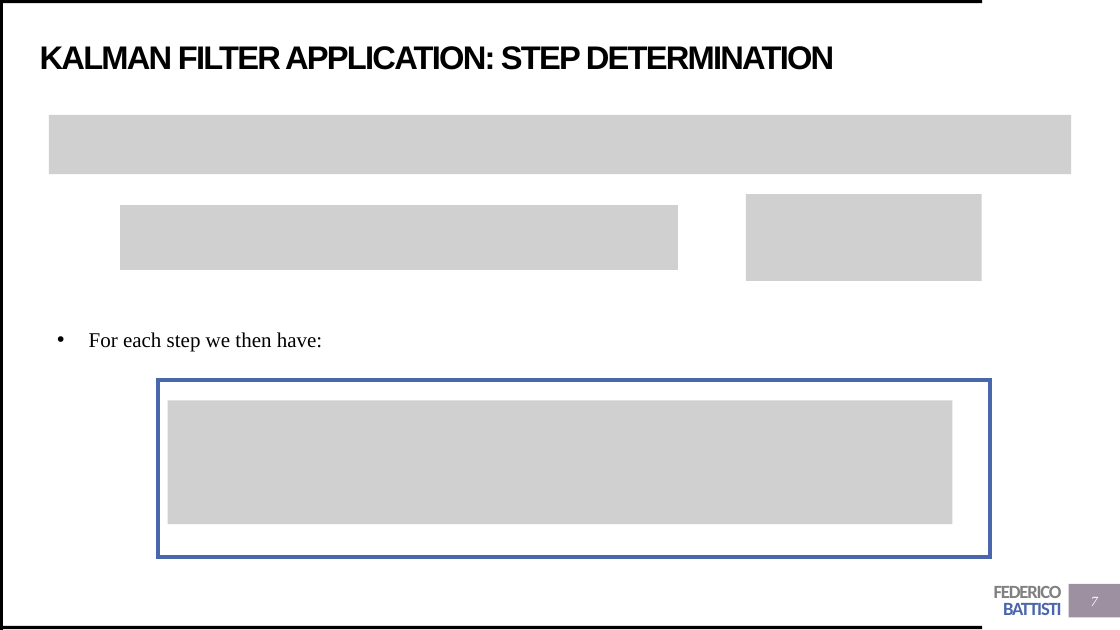
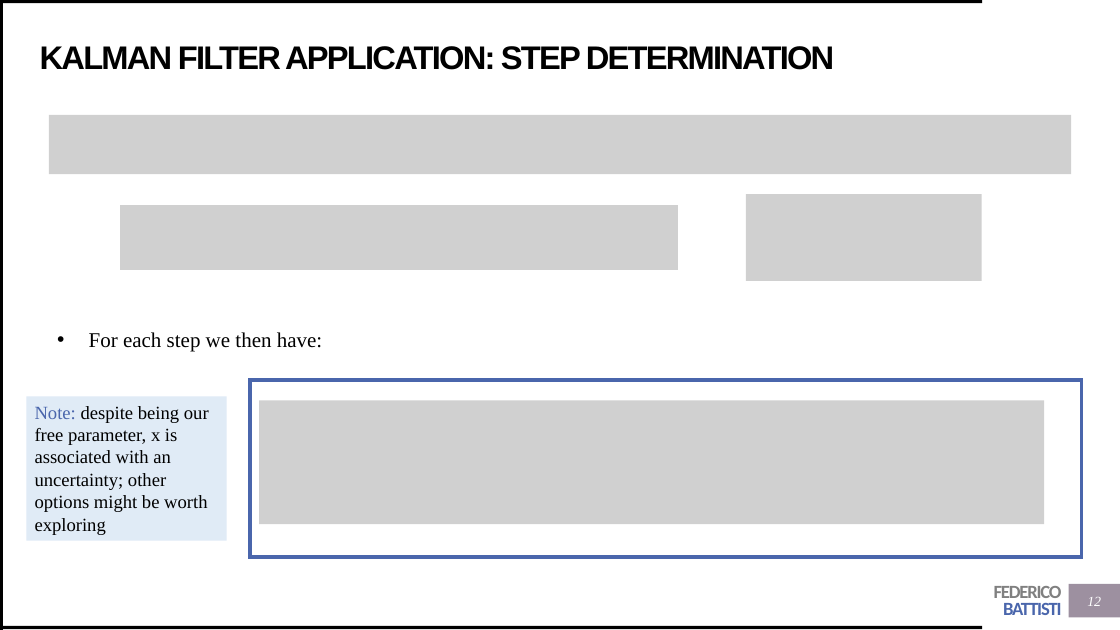
Before and after one commit to Trenchcoat95/OxfordCode, a slide deck: slide 12 of Presentations/Kalman Filter.pptx (slide 7 before the commit). Drawn at 1120x630 pixels with LibreOffice and Linux fonts; fonts in the diff are those of the drawing; grey boxes stand for pictures. Boxes give left, top, right and bottom in pixels: in the first picture for what was removed or moved away, otherwise in the second. Text is boxed around its words. In the diff, an @@ line names an element or a change of style, - is before the commit and + after.

Commit message:
new kalman presentation and toy montecarlo

```diff
--- a/Presentations/Kalman Filter.pptx
+++ b/Presentations/Kalman Filter.pptx
@@ rectangle: place and size @@
-rectangle at (158,380,990,557)
+rectangle at (250,380,1081,557)
@@ rectangle added at (26,397,227,541), fill #E0EBF6, 16 pt, text #000000 @@
+Note: despite being our free parameter, x is associated with an uncertainty; other options might be worth exploring
@@ picture: place and size @@
-picture at (167,401,953,524)
+picture at (259,401,1044,524)
@@ page number at (1087,597,1101,606): text changed @@
-7
+12
```
Also in this commit, not shown: 11 other slides changed, 17 slides added, 55 other files.
